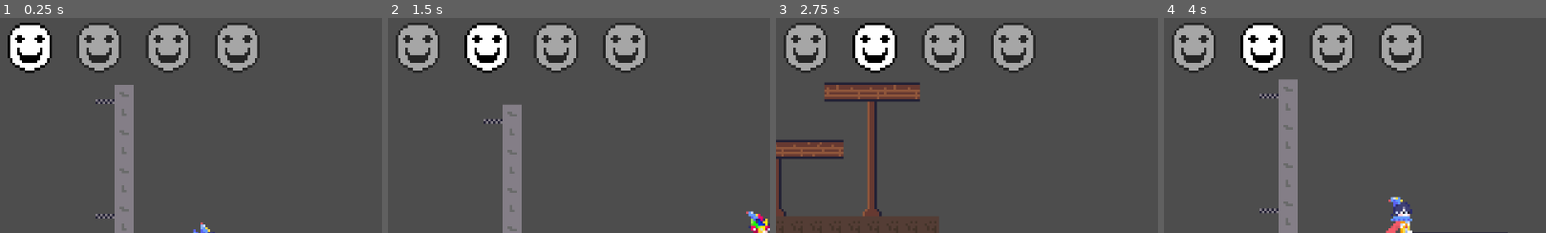
Above: before the commit, frames 1-4 (left to right).
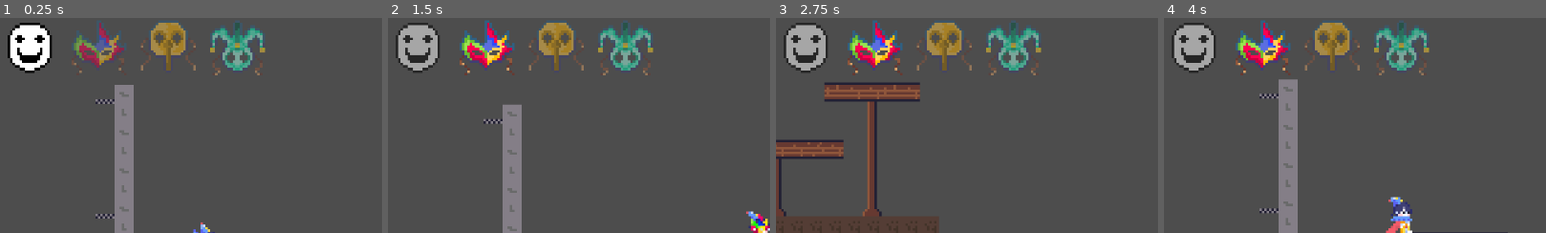
Above: after the commit, the same moments.

Repository: MicroFrogStudios/GGJ2026
Game: Godot game, scene res://scenes/empty_scene.tscn
Two runs of this game, one before a commit and one after it. Both use one fixed random seed, a clock stepped at 60 frames per second and the inputs below.
Inputs:
- Up to frame 1 (0.25 s): no input
- Up to frame 2 (1.5 s): hold 1 (gotomask1) 0.53-1.28 s; hold D (move_right) from 0.53 s (still down); tap Space (jump) at 0.77 s; tap 2 (gotomask2) at 1.35 s
- Up to frame 3 (2.75 s): tap Space (jump) at 1.52 s; release D (move_right) at 2.03 s; hold A (move_left) from 2.03 s (still down); hold 3 (gotomask3) from 2.03 s (still down)
- Up to frame 4 (4 s): tap Enter at 2.75 s; release A (move_left) at 2.78 s; release 3 (gotomask3) at 2.78 s; hold D (move_right) from 2.78 s (still down); tap 4 (gotomask4) at 2.85 s; tap Space (jump) at 3.02, 3.77 s; hold E (next_mask) from 3.53 s (still down)
The pictures show only the part of the screen within x 0-50%, y 0-50%; the shares and areas given below are measured in that part.

The runs differ from the first frame. In frame 1, 7.3% of the frame differs, in the area x 18-70%, y 1-27%; in frame 2, 7.5%, in the area x 18-70%, y 0-27%; in frame 3, 7.5%; in frame 4, 7.5%.

Commit message:
Update UI mask sprites

Diff:
--- a/scenes/game_ui.tscn
+++ b/scenes/game_ui.tscn
@@ -3,6 +3,9 @@
 [ext_resource type="Texture2D" uid="uid://5rgt04odieiv" path="res://assets/sprites/mask_placeholder.png" id="1_rns2u"]
 [ext_resource type="Script" uid="uid://ddpj14k1f6tku" path="res://scripts/game_ui.gd" id="1_u001w"]
 [ext_resource type="Script" uid="uid://b4k5qjcktxfvh" path="res://scripts/ui_mask.gd" id="2_u001w"]
+[ext_resource type="Texture2D" uid="uid://dmt8qv2hqf0x0" path="res://assets/sprites/UI_masks/arlecchino_UI.png" id="4_djwj0"]
+[ext_resource type="Texture2D" uid="uid://ur46slv8x2d6" path="res://assets/sprites/UI_masks/pantaloon_ui.png" id="5_e0pfi"]
+[ext_resource type="Texture2D" uid="uid://clb34ncy0y127" path="res://assets/sprites/UI_masks/spavento_ui.png" id="6_o3bws"]
 
 [node name="GameUi" type="Control" unique_id=1129233128]
 layout_mode = 3
@@ -27,7 +30,7 @@
 
 [node name="Mask1" type="TextureRect" parent="Masks" unique_id=820064628]
 layout_mode = 2
-texture = ExtResource("1_rns2u")
+texture = ExtResource("4_djwj0")
 expand_mode = 2
 stretch_mode = 4
 script = ExtResource("2_u001w")
@@ -35,14 +38,14 @@
 
 [node name="Mask2" type="TextureRect" parent="Masks" unique_id=1531412400]
 layout_mode = 2
-texture = ExtResource("1_rns2u")
+texture = ExtResource("5_e0pfi")
 expand_mode = 2
 script = ExtResource("2_u001w")
 mask_number = 2
 
 [node name="Mask3" type="TextureRect" parent="Masks" unique_id=1543417927]
 layout_mode = 2
-texture = ExtResource("1_rns2u")
+texture = ExtResource("6_o3bws")
 expand_mode = 2
 script = ExtResource("2_u001w")
 mask_number = 3
